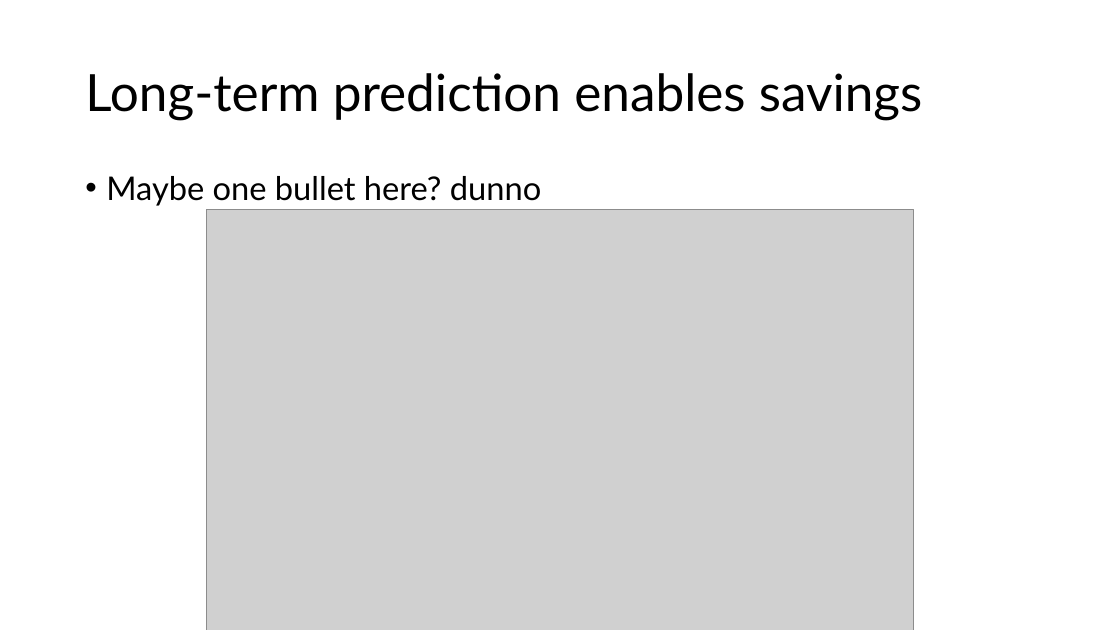
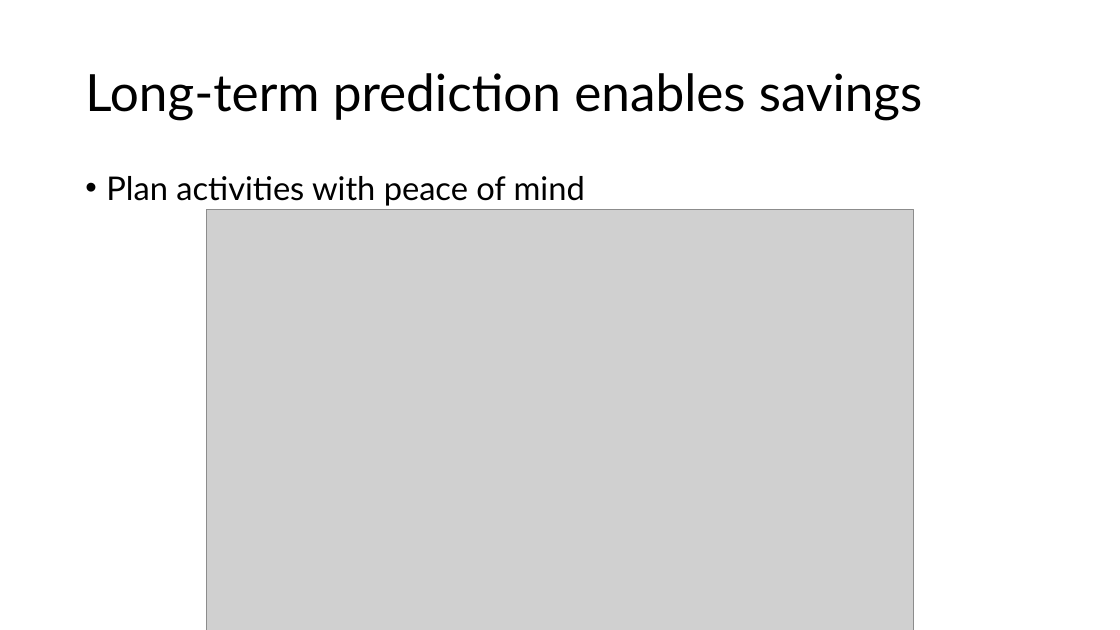
Before and after one commit to pirstov/Intro_to_DS_project, a slide deck: slide 4 of Spotlight_PPT.pptx. Drawn at 1120x630 pixels with LibreOffice and Linux fonts; fonts in the diff are those of the drawing; grey boxes stand for pictures. Boxes give left, top, right and bottom in pixels: in the first picture for what was removed or moved away, otherwise in the second. Text is boxed around its words. In the diff, an @@ line names an element or a change of style, - is before the commit and + after.

Commit message:
changes in ppt

```diff
--- a/Spotlight_PPT.pptx
+++ b/Spotlight_PPT.pptx
@@ text at <box>106,176,585,206</box>: text changed @@
-• Maybe one bullet here? dunno
+• Plan activities with peace of mind
```
Also in this commit, not shown: 1 other slide changed.
